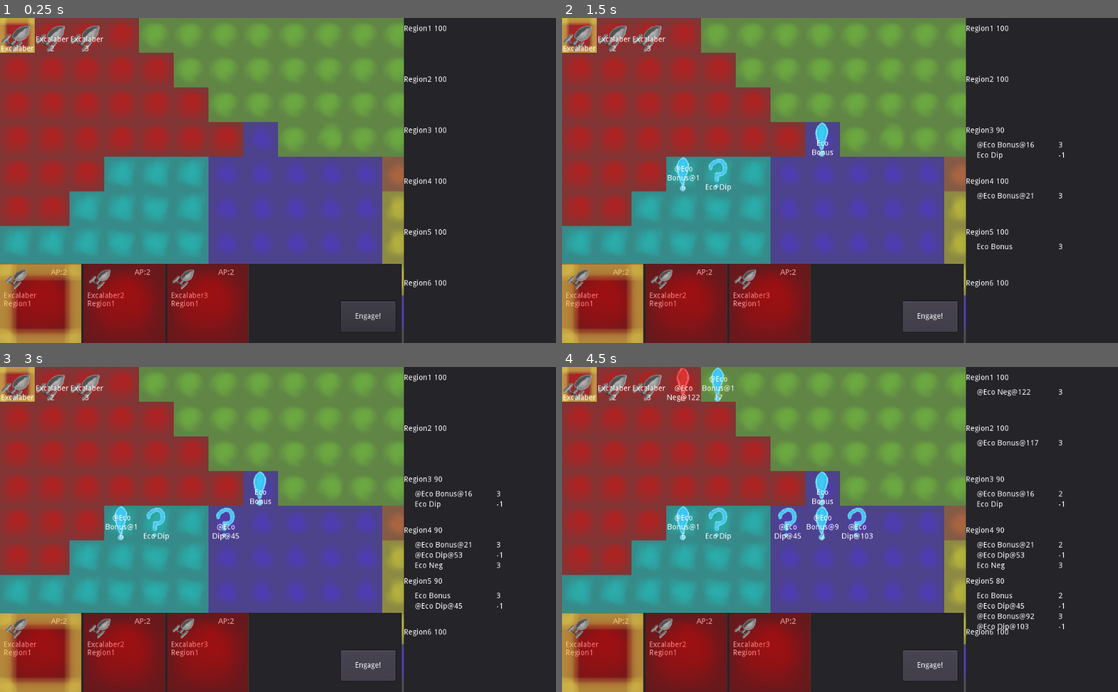
Above: before the commit, frames 1-4 (two rows, left to right).
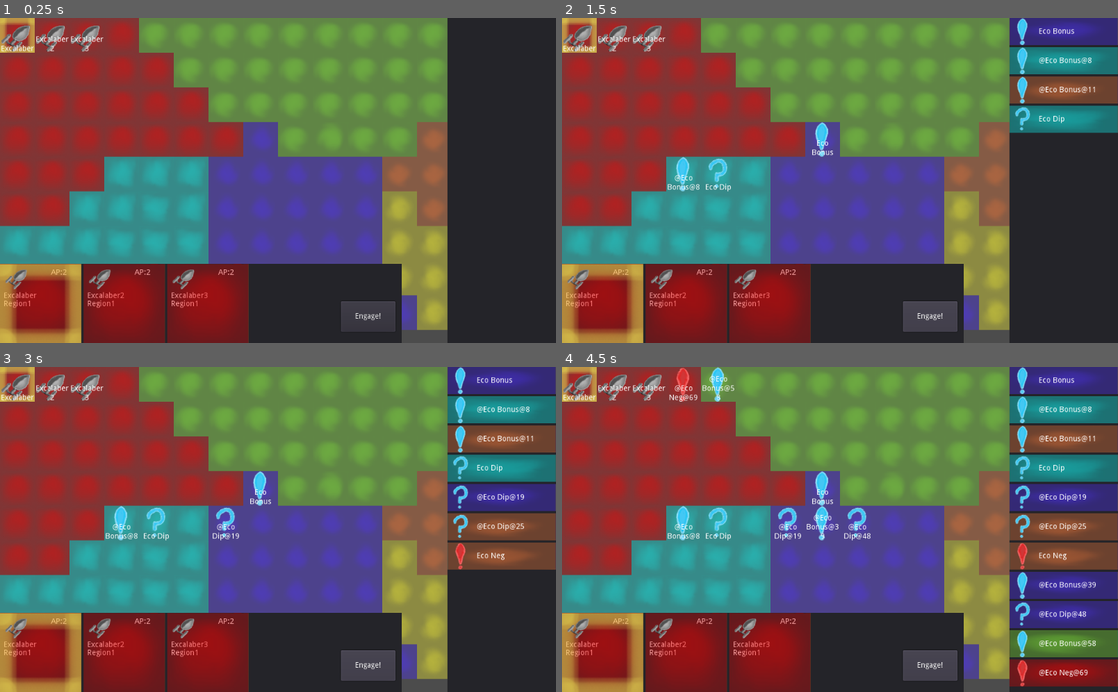
Above: after the commit, the same moments.

Repository: AngryMajor/StarShipGame
Game: Godot game, scene res://General/Main.tscn
Two runs of this game, one before a commit and one after it. Both use one fixed random seed, a clock stepped at 60 frames per second and the inputs below.
Inputs (mouse positions are in pixels of both pictures, inside the frame that each line leads up to):
- Up to frame 1 (0.25 s): no input
- Up to frame 2 (1.5 s): click (600, 304) at 0.52 s; click "Engage!" at 1.25 s
- Up to frame 3 (3 s): click (38, 653) at 2.02 s; click "Engage!" at 2.75 s
- Up to frame 4 (4.5 s): click (600, 653) at 3.52 s; click "Engage!" at 4.25 s

The runs differ from the first frame. In frame 1, 7.9% of the frame differs, in the area x 72-81%, y 0-100%; in frame 2, 15%; in frame 3, 20%; in frame 4, 26%, in the area x 18-100%, y 0-100%.

Commit message:
region overview replaced with new mission list basic version

Diff:
--- a/Components/Missions/Mission.gd
+++ b/Components/Missions/Mission.gd
@@ -42,15 +42,17 @@
 func time_out():
 	if effect_failed != null:
 		effect_failed.trigger(self)
+	_remove_mission()
 	emit_signal("MissionTimedOut",self)
-	_remove_mission()
+
 
 func complete():
 	_completed = true
 	if effect_completed != null:
 		effect_completed.trigger(self)
+	_remove_mission()
 	emit_signal("MissionComplete",self)
-	_remove_mission()
+
 
 func _remove_mission():
 	if effect_ongoing != null:
--- a/General/Main.tscn
+++ b/General/Main.tscn
@@ -1,17 +1,15 @@
-[gd_scene load_steps=18 format=2]
+[gd_scene load_steps=16 format=2]
 
 [ext_resource path="res://General/World.tscn" type="PackedScene" id=1]
 [ext_resource path="res://Components/Missions/Types/EconomicDip.tscn" type="PackedScene" id=2]
 [ext_resource path="res://MouseController/MouseStates/DefaultState.gd" type="Script" id=3]
 [ext_resource path="res://Components/Missions/Types/EconomicNegEffect.tscn" type="PackedScene" id=4]
-[ext_resource path="res://GUI/RegionGUI/RegionDisplayPannel.gd" type="Script" id=5]
-[ext_resource path="res://GUI/RegionGUI/RegionPannel.tscn" type="PackedScene" id=6]
+[ext_resource path="res://MissionListUI.tscn" type="PackedScene" id=5]
 [ext_resource path="res://Components/Missions/Types/EcononmicPosibleBonus.tscn" type="PackedScene" id=7]
 [ext_resource path="res://General/ShipControlerMouse.gd" type="Script" id=8]
 [ext_resource path="res://General/EndTurnButton.gd" type="Script" id=9]
 [ext_resource path="res://General/MapCamera.gd" type="Script" id=10]
 [ext_resource path="res://ShipGUICard.tscn" type="PackedScene" id=11]
-[ext_resource path="res://MouseController/MouseStates/RightInspector.gd" type="Script" id=12]
 [ext_resource path="res://General/ShipPannel.gd" type="Script" id=13]
 [ext_resource path="res://MouseController/MouseStates/RegionInspect.gd" type="Script" id=17]
 [ext_resource path="res://MouseController/MouseStates/TestState.gd" type="Script" id=18]
@@ -55,35 +53,6 @@
 
 [node name="GUILayer" type="CanvasLayer" parent="."]
 
-[node name="RightInspector" type="Panel" parent="GUILayer"]
-visible = false
-anchor_left = 1.0
-anchor_right = 1.0
-anchor_bottom = 1.0
-margin_left = -280.0
-script = ExtResource( 12 )
-
-[node name="VBoxContainer" type="VBoxContainer" parent="GUILayer/RightInspector"]
-anchor_right = 1.0
-anchor_bottom = 1.0
-size_flags_horizontal = 3
-size_flags_vertical = 3
-
-[node name="RegionDisplay" type="Panel" parent="GUILayer"]
-anchor_left = 1.0
-anchor_right = 1.0
-anchor_bottom = 1.0
-margin_left = -280.0
-script = ExtResource( 5 )
-RegionList = NodePath("../../World/RegionsMap/RegionList")
-RegionDispaly = ExtResource( 6 )
-
-[node name="VBoxContainer" type="VBoxContainer" parent="GUILayer/RegionDisplay"]
-anchor_right = 1.0
-anchor_bottom = 1.0
-size_flags_horizontal = 3
-size_flags_vertical = 3
-
 [node name="ShipPannel" type="Panel" parent="GUILayer"]
 anchor_top = 1.0
 anchor_right = 1.0
@@ -121,4 +90,7 @@
 text = "Engage!"
 script = ExtResource( 9 )
 
+[node name="MissionList" parent="GUILayer" instance=ExtResource( 5 )]
+_MissionList = NodePath("../../World/Components/MissionComp/MissionList")
+
 [editable path="World"]
--- /dev/null
+++ b/MissionCard.gd
@@ -0,0 +1,35 @@
+extends Control
+
+export(Texture) var baseTexture : Texture
+
+func set_dim(value:bool):
+	if value:
+		self.modulate = Color(0.5,0.5,0.5,0.8)
+	else:
+		self.modulate = Color(1,1,1,1)
+
+func init(mission):
+	$MissionCard/NameLabel.text = String(mission.name)
+
+	var background_atlasTexture = AtlasTexture.new()
+	background_atlasTexture.atlas = baseTexture
+	background_atlasTexture.region.size = Vector2(64,64)
+	background_atlasTexture.region.position = Vector2(0,128)
+	$RegionTexture.texture = background_atlasTexture
+	set_region_color(mission.region.id)
+
+	var Icon_atlasTexture = AtlasTexture.new()
+	Icon_atlasTexture.atlas = baseTexture
+	Icon_atlasTexture.region.size = Vector2(64,64)
+	Icon_atlasTexture.region.position = Vector2(0,64)
+	Icon_atlasTexture.region.position.x = mission.icon_index * 64 + 128
+	$MissionCard/TextureRect.texture = Icon_atlasTexture
+
+
+func rerender():
+	self.visible = false
+	self.visible = true
+
+func set_region_color(reginoid):
+	$RegionTexture.texture.region.position.x = reginoid * 64
+	rerender()
--- /dev/null
+++ b/MissionCard.tscn
@@ -0,0 +1,47 @@
+[gd_scene load_steps=5 format=2]
+
+[ext_resource path="res://General/ShipCommandGameTiles.png" type="Texture" id=1]
+[ext_resource path="res://MissionCard.gd" type="Script" id=2]
+
+[sub_resource type="AtlasTexture" id=2]
+
+[sub_resource type="AtlasTexture" id=1]
+flags = 4
+atlas = ExtResource( 1 )
+region = Rect2( 128, 64, 64, 64 )
+
+[node name="Control" type="Control"]
+margin_left = 167.0
+margin_right = 167.0
+margin_bottom = 50.0
+rect_min_size = Vector2( 200, 50 )
+script = ExtResource( 2 )
+baseTexture = ExtResource( 1 )
+
+[node name="RegionTexture" type="TextureRect" parent="."]
+anchor_right = 1.0
+anchor_bottom = 1.0
+size_flags_horizontal = 3
+size_flags_vertical = 3
+texture = SubResource( 2 )
+expand = true
+
+[node name="MissionCard" type="HBoxContainer" parent="."]
+anchor_right = 1.0
+anchor_bottom = 1.0
+rect_min_size = Vector2( 0, 50 )
+
+[node name="TextureRect" type="TextureRect" parent="MissionCard"]
+margin_right = 50.0
+margin_bottom = 50.0
+rect_min_size = Vector2( 50, 50 )
+size_flags_vertical = 3
+texture = SubResource( 1 )
+expand = true
+
+[node name="NameLabel" type="Label" parent="MissionCard"]
+margin_left = 54.0
+margin_top = 18.0
+margin_right = 159.0
+margin_bottom = 32.0
+text = "this is a mission"
--- /dev/null
+++ b/MissionListUI.gd
@@ -0,0 +1,25 @@
+extends Panel
+
+export(PackedScene) var missionCard : PackedScene
+
+export(NodePath) var _MissionList
+onready var missionList = get_node(_MissionList)
+onready var missionComp = GameState.world.get_componnet("MissionComp")
+
+func _ready():
+	updated_mission_lists(null)
+
+	missionComp.connect("data_updated",self,"updated_mission_lists")
+
+func updated_mission_lists(coord):
+	for child in $VBoxContainer.get_children():
+		$VBoxContainer.remove_child(child)
+		child.queue_free()
+
+	for mission in missionList.get_children():
+		add_mission(mission)
+
+func add_mission(mission):
+		var card = missionCard.instance()
+		card.init(mission)
+		$VBoxContainer.add_child(card)
--- /dev/null
+++ b/MissionListUI.tscn
@@ -0,0 +1,17 @@
+[gd_scene load_steps=3 format=2]
+
+[ext_resource path="res://MissionCard.tscn" type="PackedScene" id=1]
+[ext_resource path="res://MissionListUI.gd" type="Script" id=2]
+
+[node name="MissionList" type="Panel"]
+anchor_left = 1.0
+anchor_right = 1.0
+anchor_bottom = 1.0
+margin_left = -200.0
+rect_min_size = Vector2( 200, 0 )
+script = ExtResource( 2 )
+missionCard = ExtResource( 1 )
+
+[node name="VBoxContainer" type="VBoxContainer" parent="."]
+anchor_right = 1.0
+anchor_bottom = 1.0
Not shown, changed: .mono/metadata/ide_messaging_meta.txt
